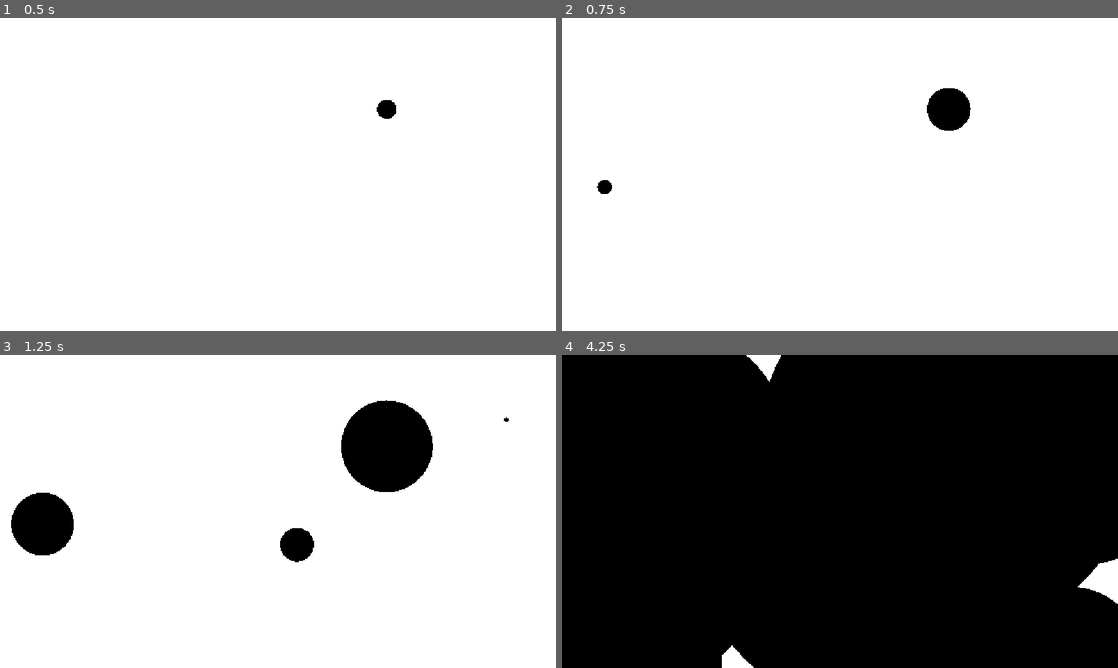
Above: before the commit, frames 1-4 (two rows, left to right).
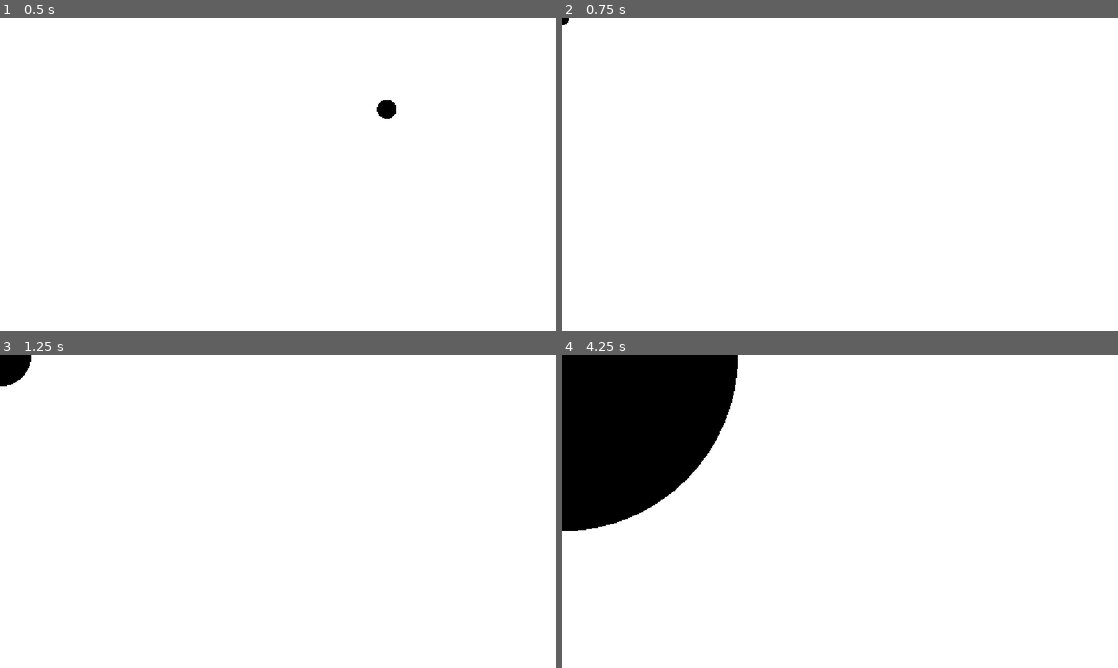
Above: after the commit, the same moments.

Repository: first-uninteresting-username/pointful-game
Game: Godot game, scene res://main.tscn
The game is run twice, just before and just after one commit, with the same random seed, the same clock (stepped at 60 frames per second) and the same inputs.
Inputs (mouse positions are in pixels of both pictures, inside the frame that each line leads up to):
- Up to frame 1 (0.5 s): no input
- Up to frame 2 (0.75 s): tap Enter at 0.5 s; move the mouse to (951, 108) at 0.52 s; hold Right from 0.53 s (still down); tap Alt at 0.6 s; click (951, 108) at 0.67 s
- Up to frame 3 (1.25 s): keep holding Right
- Up to frame 4 (4.25 s): move the mouse to (606, 524) at 1.27 s; release Right at 1.28 s; hold Down 1.28-2.03 s; tap Shift at 1.35, 2.85 s; click (606, 524) at 1.42 s; move the mouse to (856, 545) at 2.02 s; hold Right 2.03-2.78 s; tap Alt at 2.1, 3.6 s; click (856, 545) at 2.17 s; move the mouse to (1067, 420) at 2.77 s; hold Up 2.78-3.53 s; click (1067, 420) at 2.92 s; move the mouse to (589, 664) at 3.52 s; hold Left from 3.53 s (still down); click (589, 664) at 3.67 s

Frame 1 is identical in both runs. In frame 2, 1.0% of the frame differs, in the area x 0-74%, y 0-57%; in frame 3, 6.5%; in frame 4, 85%, in the area x 0-100%, y 0-100%.
Error after the commit: Invalid operands 'float' and 'int' in operator '^'. (res://main.gd:59)

Commit message:
feat: add removing points and point penalty

Diff:
--- a/main.gd
+++ b/main.gd
@@ -1,7 +1,10 @@
 extends Node2D
+
+@export var MAX_DIS: float = 50
 
 var score: float = 0
 var sec: float = 0
+
 const POINT_SCENE = preload("res://point.tscn")
 
 func _process(delta: float) -> void:
@@ -9,6 +12,27 @@
 	if sec >= 0.3:
 		spawn_point()
 		sec = 0
+
+	var points: Array[Node] = get_tree().get_nodes_in_group("points")
+	for i in range(len(points) - 1):
+		for j in range(i+1, len(points)):
+			var a := points[i]
+			var b := points[j]
+			var reach: float = a.get_radius() + b.get_radius()
+			if a.center.distance_squared_to(b.center) < reach * reach:
+				if a.get_radius() < MAX_DIS or b.get_radius() < MAX_DIS:
+					a.remove_self()
+					b.remove_self()
+					pass
+				score = score + calculate_penalty(
+					a.center.distance_to(b.center)
+				)
+
+func calculate_penalty(d: float) -> float:
+	d = d - 4 * MAX_DIS
+	if d < 0:
+		return -1
+	return min(-1, -d/MAX_DIS)
 
 func _on_add_score(add: float) -> void:
 	score = score + add
@@ -32,7 +56,7 @@
 		return p
 	for point in points:
 		var pos: Vector2 = point.get_center()
-		var rad: float = point.get_radius()
-		if p.distance_squared_to(pos) < (rad + 50) * (rad + 50):
+		var rad_plus: float = (point.get_radius() + MAX_DIS)^2
+		if p.distance_squared_to(pos) < rad_plus:
 			return Vector2.INF
 	return p
--- a/point.gd
+++ b/point.gd
@@ -13,9 +13,11 @@
 
 func calculate_and_emit_add_score(radius: float) -> void:
 	var score: float = max(200/radius, 1)
-	print(score)
 	add_score.emit(score)
+	remove_self()
 
+func remove_self() -> void:
+	queue_free()
 
 func get_radius() -> float:
 		var circle := collision_shape.shape as CircleShape2D
